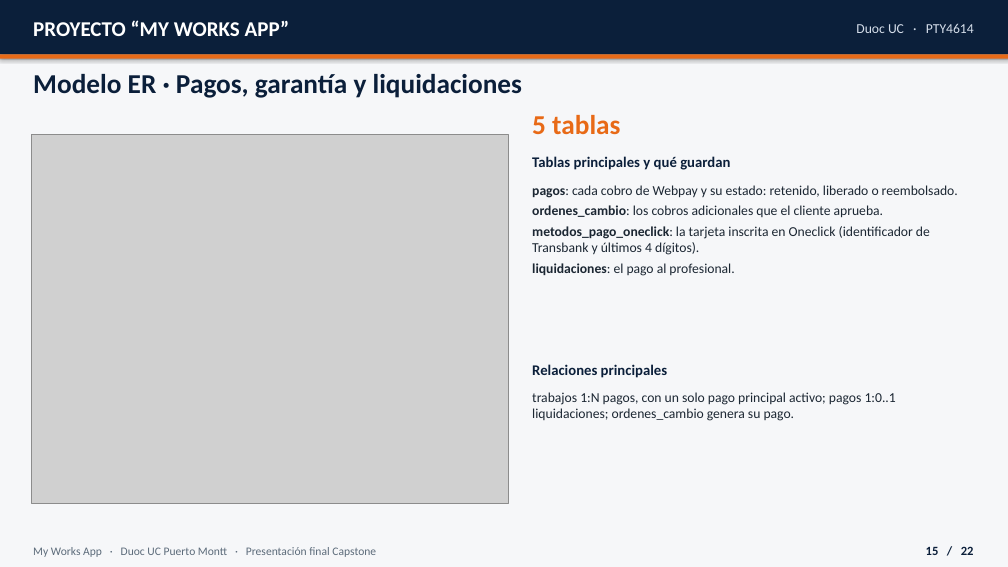
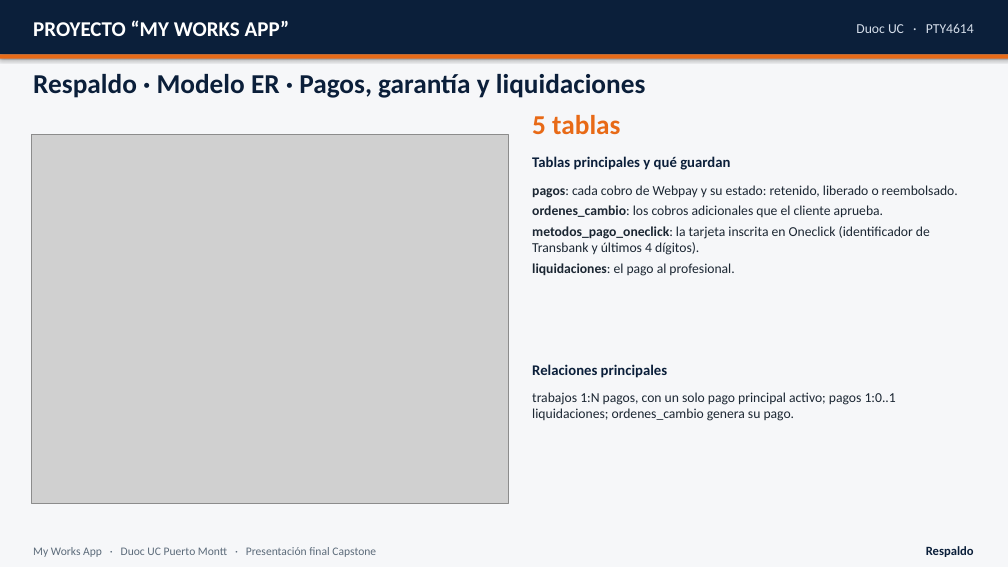
Before and after one commit to MathiasAlejandr0/MyWorksAppProyect, a slide deck: slide 20 of Fase 2/Presentacion_final_MyWorksApp.pptx (slide 15 before the commit). Drawn at 1008x567 pixels with LibreOffice and Linux fonts; fonts in the diff are those of the drawing; grey boxes stand for pictures. Boxes give left, top, right and bottom in pixels: in the first picture for what was removed or moved away, otherwise in the second. Text is boxed around its words. In the diff, an @@ line names an element or a change of style, - is before the commit and + after.

```diff
--- a/Fase 2/Presentacion_final_MyWorksApp.pptx
+++ b/Fase 2/Presentacion_final_MyWorksApp.pptx
@@ text at [33, 74, 645, 98]: text changed @@
-Modelo ER · Pagos, garantía y liquidaciones
+Respaldo · Modelo ER · Pagos, garantía y liquidaciones
@@ text at [926, 546, 974, 557]: text changed @@
-15 / 22
+Respaldo
```
Also in this commit, not shown: 20 other slides changed, 5 other files.
